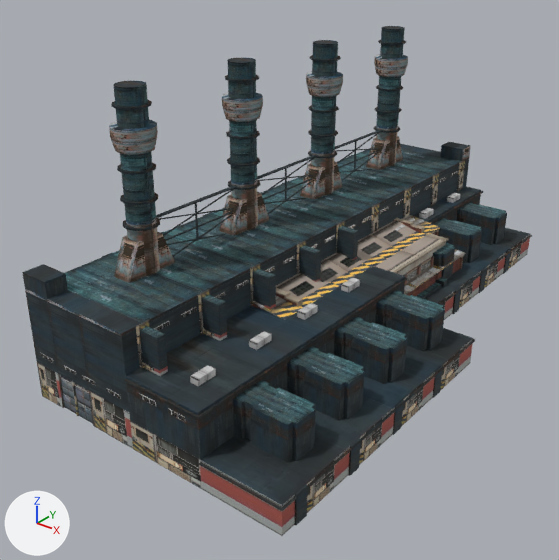
Renders of the glTF model assets/260/props/bld_ind.glb from each side of a commit.
The view is the same before and after, from a 50 mm camera at (133.0, -201.0, 131.0) aimed at (-10.0, -23.0, 21.0). Arrows for +X, +Y and +Z are at lower left; the lights stay in place. The picture after the commit comes second. Where no turn or scale is listed for an object, it has been applied to the vertices. Vertices at exactly the same position are counted once.

In view in the first picture: 'ind_02', 'ind_04', 'ind_09', 'ind_13'.
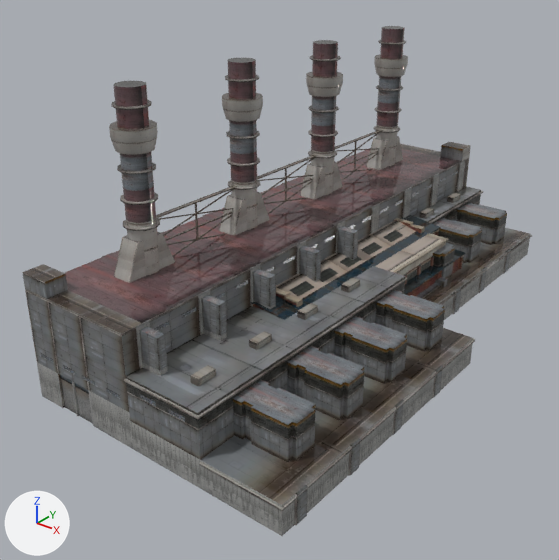
What changed in the scene script:
```text
Change img_image_3:
    img_image_3: load_image('Image_3', '_unpacked/Image_3', 256, 256, 'Non-Color') -> load_image('Image_3', '_unpacked/Image_3', 1024, 1024, 'sRGB')
Add img_win_002:
    img_win_002 = load_image('_win.002', '_unpacked/_win.002', 256, 256, 'Non-Color')
Add img_win_001:
    img_win_001 = load_image('_win.001', '_unpacked/_win.001', 256, 256, 'Non-Color')
Change mat_industrial_walls_flr_1:
    remove # nodes: BsdfPrincipled, Math, Mix, OutputMaterial, SeparateColor, TexImage x2, VertexColor
    remove # uses the picture img_image_4
    remove # uses the picture img_image_5
    nodes: BsdfPrincipled, Mix, OutputMaterial, TexImage, VertexColor
    uses the picture img_image_3
Change mat_industrial_walls_flr_2:
    where n4 = _N.new('ShaderNodeTexImage'); n4.name = 'Image Texture'
    n4.image: img_image_6 -> img_image_4
    where n7 = _N.new('ShaderNodeTexImage'); n7.name = 'Image Texture.001'
    n7.image: img_image_7 -> img_win_001
Change mat_industrial_trim_flr_1_dif:
    where n4 = _N.new('ShaderNodeTexImage'); n4.name = 'Image Texture'
    n4.image: img_image_8 -> img_image_6
    where n7 = _N.new('ShaderNodeTexImage'); n7.name = 'Image Texture.001'
    n7.image: img_image_9 -> img_win_002
Change me_ind_13:
    where me_ind_13.from_pydata(...)  # 2143 vertices, 3040 faces; spans x -50.0..50.0, y -96.0..96.0, z -45.0..45.0
    used by ob_ind_13; location = (0.0, 0.0, 44.5)
    me_ind_13 part 1: 76 of 2143 vertices moved; they spanned x -32.0..-19.0, y -72.0..73.0, z 31.0..34.0 and now span x -32.0..-19.0, y -72.0..73.0, z 31.0..34.0; mean shift (0.0, 0.0, 0.0); largest move (-28.0, -16.0, 34.0) -> (-22.0, -27.0, 34.0)
    me_ind_13 part 2: 7 of 2143 vertices moved; they spanned x -12.0..-2.0, y 66.0..95.0, z -45.0..-4.0 and now span x -42.0..-2.0, y 0.0..95.0, z -45.0..-4.0; mean shift (-6.0, -14.0, -1.0); largest move (-2.0, 89.0, -45.0) -> (-42.0, 0.0, -9.0)
    me_ind_13 part 3: 4 of 2143 vertices moved; they spanned x -42.0..-2.0, y 0.0, z -9.0 and now span x -25.0..-2.0, y 0.0..95.0, z -9.0..-4.0; mean shift (10.0, 24.0, 1.0); largest move (-2.0, 0.0, -9.0) -> (-2.0, 95.0, -4.0)
    me_ind_13 part 4: 4 of 2143 vertices moved; they spanned x -42.0..-32.0, y -95.0..-88.0, z -4.0 and now span x -42.0..-32.0, y -95.0..-88.0, z -4.0; mean shift (0.0, 0.0, 0.0); largest move (-42.0, -88.0, -4.0) -> (-32.0, -95.0, -4.0)
    me_ind_13 part 5: 1 kept faces spanning x -42.0, y -95.0..-88.0, z -4.0 get new texture (UV) coordinates
    me_ind_13 part 6: 2774 kept faces spanning x -50.0..50.0, y -96.0..96.0, z -45.0..45.0 get new vertex colours; the middle colour goes from black #000000 to red #ff0000
```

Pixel boxes (x1, y1, x2, y2) of what changed, in the pictures (559 x 560 px; the box of a moved part takes in the faces that stretch with it):
'ind_13', surface changed (lighter)
    both: (22, 26, 532, 536)
'ind_04', surface changed
    both: (250, 215, 466, 320)
'ind_09', surface changed
    both: (416, 277, 448, 299)
part 1 of me_ind_13, moved or reshaped
    both: (109, 54, 408, 155)
part 2 of me_ind_13, moved or reshaped
    before: (409, 142, 471, 216)
    after: (261, 145, 470, 216)
part 3 of me_ind_13, moved or reshaped
    before: (210, 183, 374, 242)
    after: (210, 142, 471, 242)
part 4 of me_ind_13, moved or reshaped
    before: (22, 272, 66, 284)
    after: (22, 264, 66, 284)
part 5 of me_ind_13, surface changed
    before: (24, 264, 65, 274)
part 6 of me_ind_13, recoloured (lighter)
    both: (23, 26, 532, 536)
